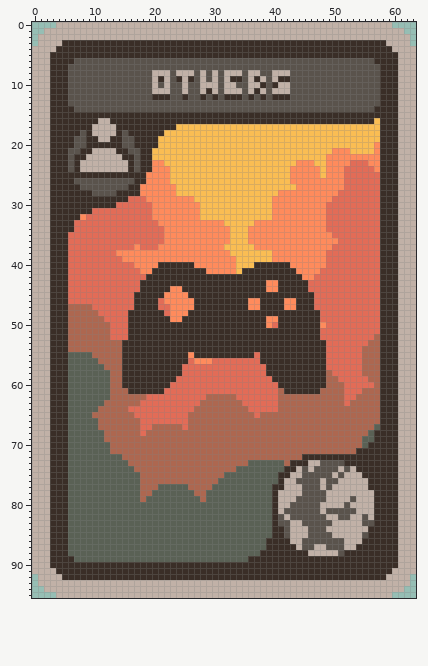
Two versions of one sprite sheet, images/CardFront4.png. Above, as it was before the edit.
The file is 64x96 pixels.
After:
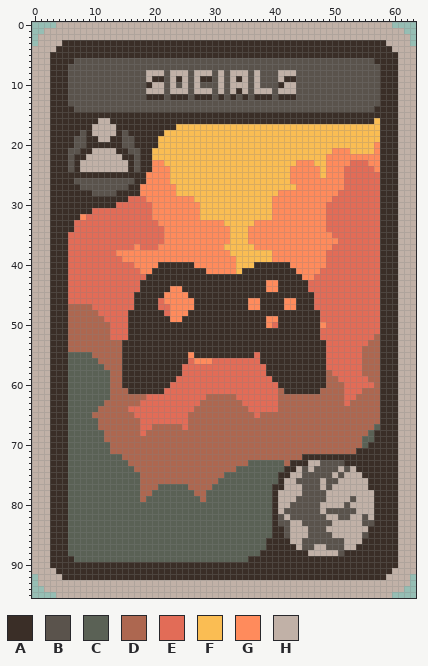
Palette (. is transparent): A #3a2e27  B #5a534c  C #5a6155  D #ad6750  E #e26c57  F #fabd53  G #ff8b5c  H #c1b1a7
From old to new:
y 8: x 19 B -> H; x 22..23 HB -> BH; x 26..27 HB -> BH; x 29..32 BHBH -> HBHB; x 35..36 BH -> HB; x 40 H -> B; x 43 B -> H
y 9: x 19..20 BH -> HA; x 22..23 HB -> BH; x 26..33 ABHBHBHA -> BHAABHBH; x 35..38 BHAH -> HBHB; x 40..41 HA -> BH; x 43 B -> A
y 10: x 19 B -> A; x 21..23 BHB -> HBH; x 27..32 BHHHBH -> HBBBHB; x 34..36 BBH -> HHB; x 38 A -> B; x 40..41 AH -> BA; x 43 B -> H
y 11: x 19 B -> H; x 22..24 HBB -> BHH; x 27 B -> H; x 29..32 AHBH -> HBHB; x 34..37 HBHA -> AHBH; x 39..40 BH -> HB; x 43 B -> H
y 12: x 19 B -> A; x 22..24 ABB -> BAA; x 27 B -> A; x 29..32 BABA -> ABAB; x 34..37 ABAB -> BABA; x 39..40 BA -> AB; x 43 B -> A
Boxes around the changes in both pictures, in picture pixels (x1, y1, x2, y2):
changed: (146, 70, 296, 100)
